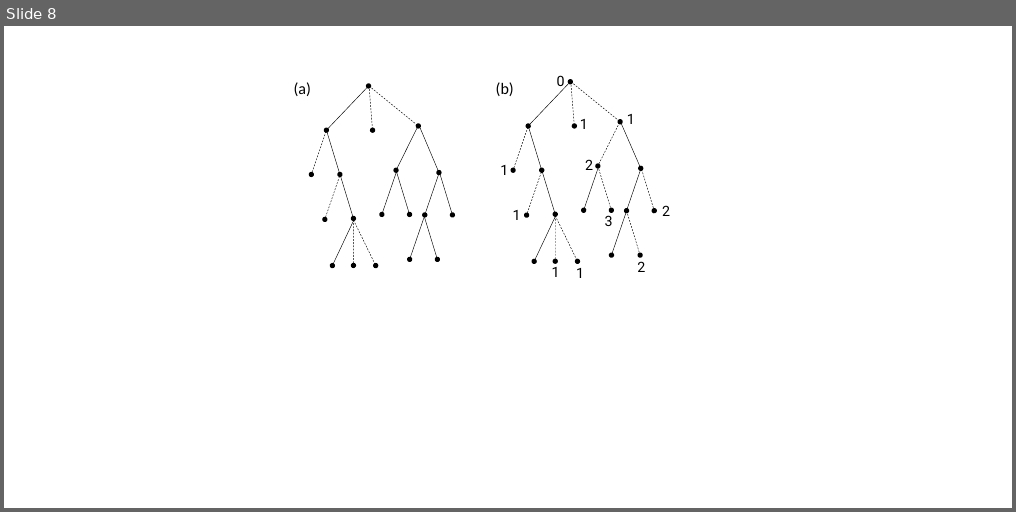
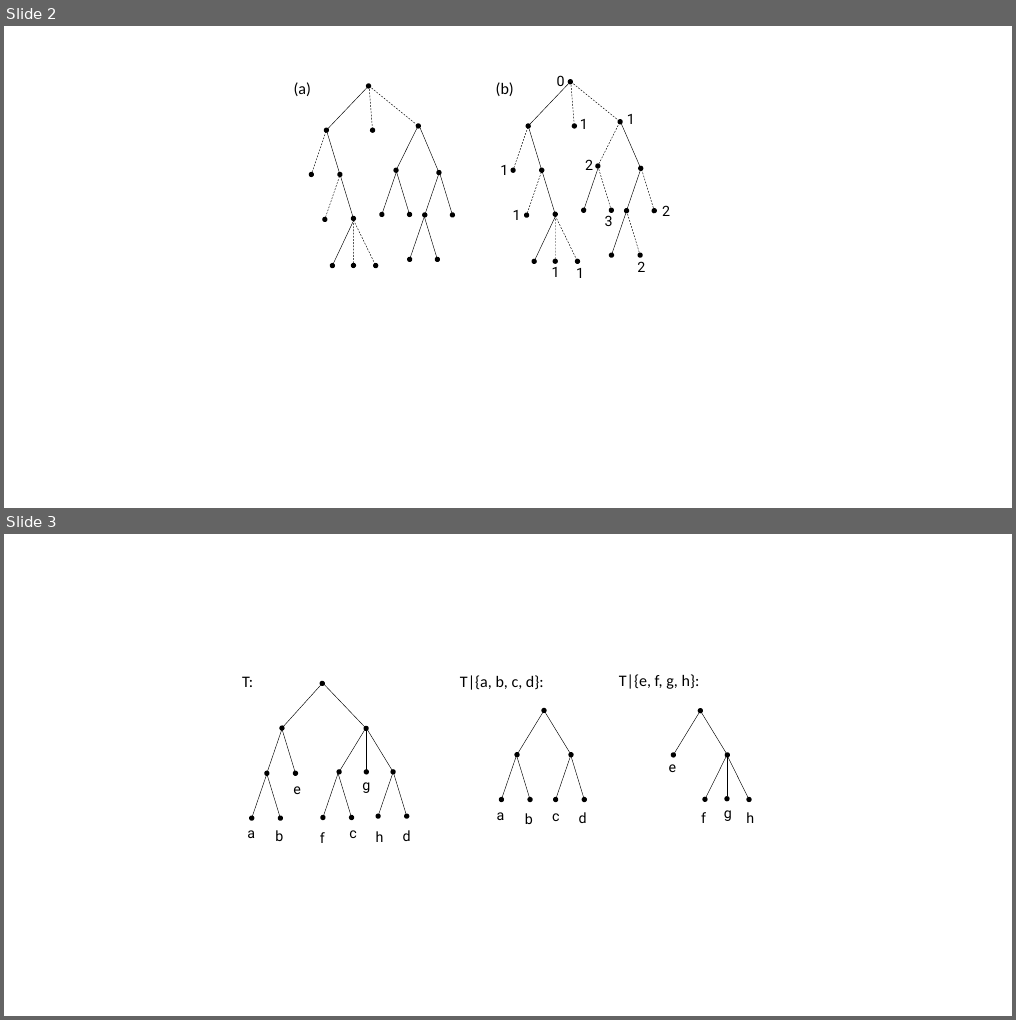
Before and after one commit to varung97/fyp, a slide deck: interim_report/images/graphs.pptx. Shown one above the other, each under a label of ours: slide 8 before the commit, slides 2 and 3 after it. The pictures are 1016x512 and 1016x1020 pixels, drawn with LibreOffice and Linux fonts; fonts in the diff are those of the drawing. Boxes give left, top, right and bottom in pixels: in the first picture for what was removed or moved away, otherwise in the second. Text is boxed around its words. In the diff, an @@ line names an element or a change of style, - is before the commit and + after.

```diff
--- a/interim_report/images/graphs.pptx
+++ b/interim_report/images/graphs.pptx
@@ slide 3 added at bbox=[4, 534, 1012, 1016], background #FFFFFF @@
@@ text added at bbox=[242, 676, 253, 687], 18 pt, text #000000 @@
+T:
@@ text added at bbox=[460, 675, 544, 690], 18 pt, text #000000 @@
+T|{a, b, c, d}:
@@ text added at bbox=[619, 674, 700, 689], 18 pt, text #000000 @@
+T|{e, f, g, h}:
@@ group added at bbox=[669, 711, 754, 823]: 4 arrows, 4 texts, 1 double arrow @@
+f
+g
+h
+e
@@ group added at bbox=[247, 683, 411, 843]: 12 arrows, 8 texts, 1 double arrow @@
+a
+b
+c
+d
+e
+f
+g
+h
@@ group added at bbox=[497, 711, 587, 824]: 5 arrows, 4 texts, 1 double arrow @@
+a
+b
+c
+d
@@ what was slide 8 is now slide 2 @@
```
Also in this commit, not shown: 1 slide changed, 1 other slide added, 5 other files.
